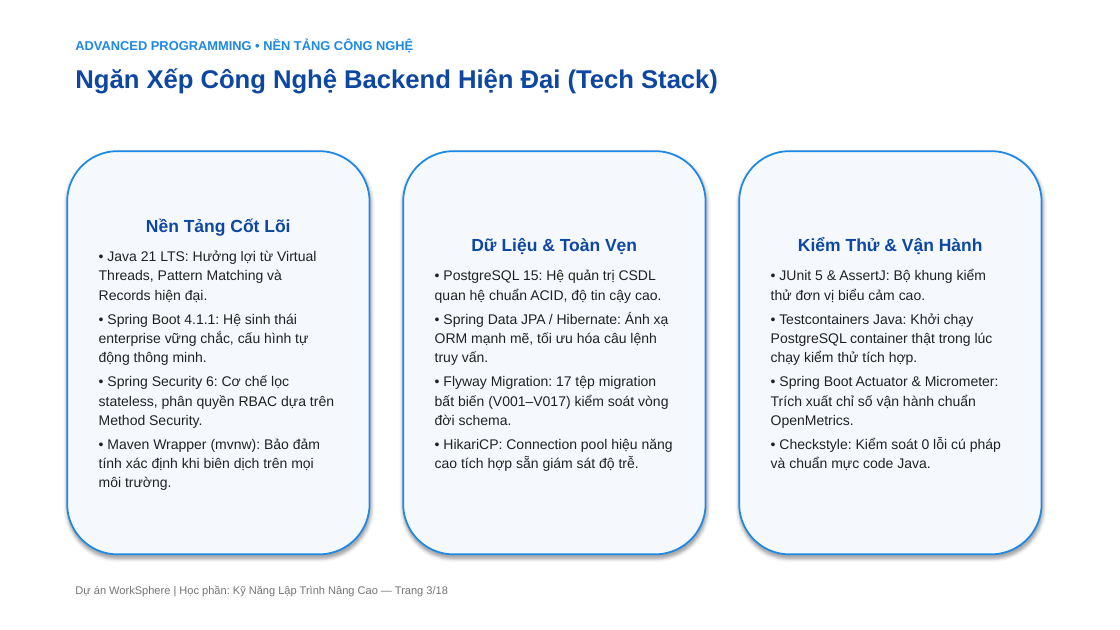
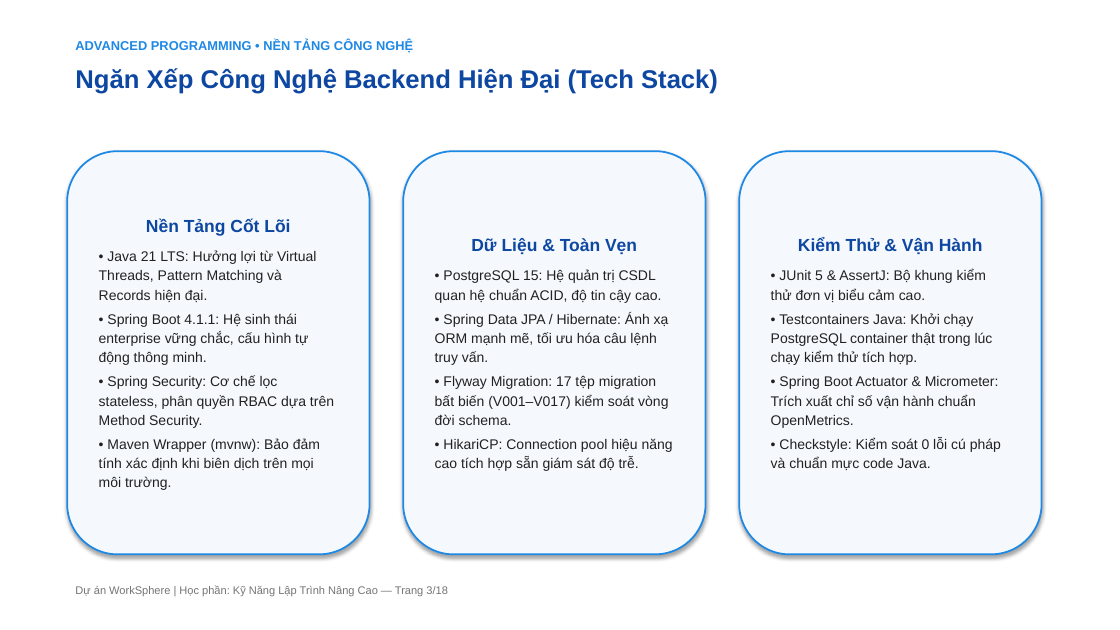
Before and after one commit to c06-prog/WorkSphere, a slide deck: slide 3 of reports/stage20/presentations/01_KY_NANG_LAP_TRINH_NANG_CAO_WORKSPHERE.pptx. Drawn at 1120x630 pixels with LibreOffice and Linux fonts; fonts in the diff are those of the drawing. Boxes give left, top, right and bottom in pixels: in the first picture for what was removed or moved away, otherwise in the second. Text is boxed around its words. In the diff, an @@ line names an element or a change of style, - is before the commit and + after.

```diff
--- a/reports/stage20/presentations/01_KY_NANG_LAP_TRINH_NANG_CAO_WORKSPHERE.pptx
+++ b/reports/stage20/presentations/01_KY_NANG_LAP_TRINH_NANG_CAO_WORKSPHERE.pptx
@@ text in rounded rectangle at [99, 375, 334, 428]: text changed @@
-• Spring Security 6: Cơ chế lọc stateless, phân quyền RBAC dựa trên Method Security.
+• Spring Security: Cơ chế lọc stateless, phân quyền RBAC dựa trên Method Security.
```
Also in this commit, not shown: 10 other files.
